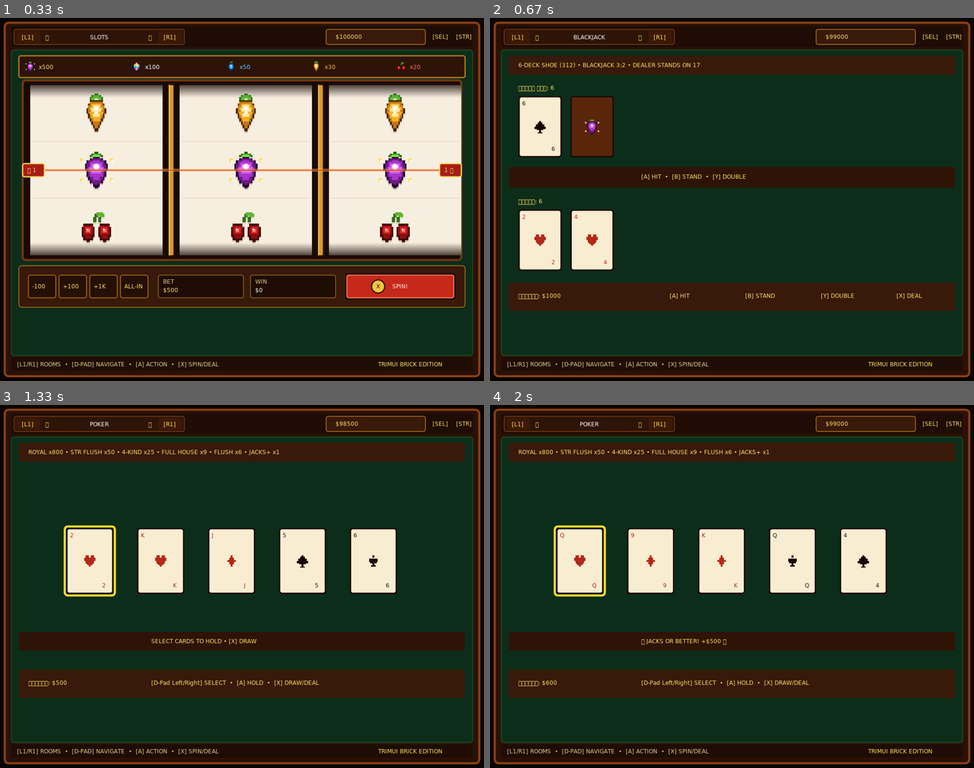
Above: before the commit, frames 1-4 (two rows, left to right).
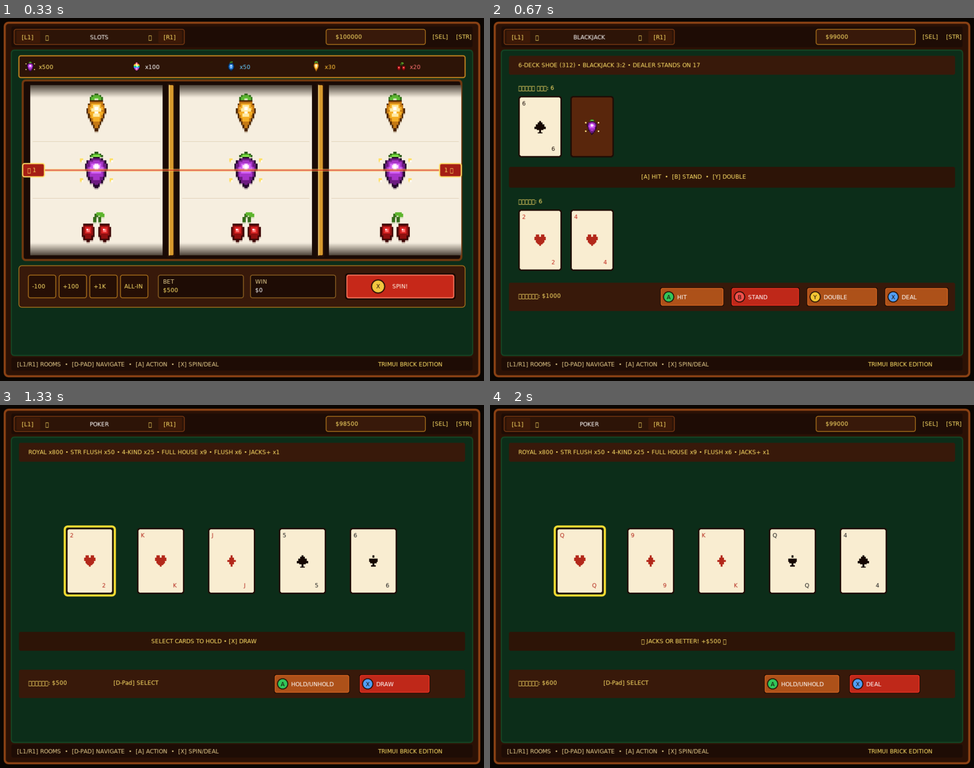
Above: after the commit, the same moments.

Repository: byMr712/SlotGame-PortMaster
Game: LÖVE game, started from casino/main.lua
Same seed, same stepped clock (60 frames per second), same inputs: the game is played once before the commit and once after it.
Inputs:
- Up to frame 1 (0.33 s): no input
- Up to frame 2 (0.67 s): tap E at 0.33 s
- Up to frame 3 (1.33 s): tap 3 at 0.67 s; tap 4 at 1 s
- Up to frame 4 (2 s): tap Enter at 1.33 s; hold Up from 1.67 s (still down)

Frame 1 is identical in both runs. In frame 2, 2.6% of the frame differs, in the area x 35-95%, y 74-80%; in frame 3, 1.7%; in frame 4, 1.7%.

Commit message:
Upgrade all gamepad action buttons with tactile SNES color-coded keycaps, 3D saloon bevels, and set bailout to +

Diff:
--- a/casino/src/core/economy.lua
+++ b/casino/src/core/economy.lua
@@ -37,7 +37,7 @@
 end
 
 function economy.bailout()
-    economy.balance = economy.balance + 100000
+    economy.balance = economy.balance + 10000
 end
 
 return economy
--- a/casino/src/games/blackjack.lua
+++ b/casino/src/games/blackjack.lua
@@ -253,10 +253,37 @@
     love.graphics.setColor(1, 0.88, 0.4)
     love.graphics.print(string.format("%s: %s", i18n.t("bet"), economy.format(bj.bet)), 60, 580)
 
-    love.graphics.print("[A] HIT", 380, 580)
-    love.graphics.print("[B] STAND", 540, 580)
-    love.graphics.print("[Y] DOUBLE", 700, 580)
-    love.graphics.print("[X] DEAL", 860, 580)
+    local function drawGameBtn(bx, by, bw, bh, bCol, keyCol, keyChar, label)
+        -- Темная тень
+        love.graphics.setColor(0.08, 0.03, 0.01)
+        love.graphics.rectangle("fill", bx, by, bw, bh, 4)
+        -- Корпус
+        love.graphics.setColor(bCol[1], bCol[2], bCol[3])
+        love.graphics.rectangle("fill", bx + 2, by + 2, bw - 4, bh - 4, 3)
+        -- Фаска сверху
+        love.graphics.setColor(bCol[1] * 1.35, bCol[2] * 1.35, bCol[3] * 1.35)
+        love.graphics.rectangle("line", bx + 2, by + 2, bw - 4, bh - 4, 3)
+
+        -- Круглая кнопка геймпада
+        local cx = bx + 18
+        local cy = by + bh / 2
+        love.graphics.setColor(keyCol[1], keyCol[2], keyCol[3])
+        love.graphics.circle("fill", cx, cy, 11)
+        love.graphics.setColor(0.08, 0.03, 0.01)
+        love.graphics.setLineWidth(1.5)
+        love.graphics.circle("line", cx, cy, 11)
+        love.graphics.setLineWidth(1)
+        love.graphics.print(keyChar, cx - 4, cy - 7)
+
+        -- Текст действия
+        love.graphics.setColor(1, 1, 1)
+        love.graphics.print(label, bx + 36, cy - 7)
+    end
+
+    drawGameBtn(360, 570, 135, 40, {0.68, 0.32, 0.1}, {0.2, 0.78, 0.35}, "A", "HIT")
+    drawGameBtn(510, 570, 145, 40, {0.75, 0.16, 0.1}, {0.95, 0.32, 0.3}, "B", "STAND")
+    drawGameBtn(670, 570, 150, 40, {0.68, 0.32, 0.1}, {0.96, 0.78, 0.2}, "Y", "DOUBLE")
+    drawGameBtn(835, 570, 135, 40, {0.68, 0.32, 0.1}, {0.32, 0.62, 0.96}, "X", "DEAL")
 end
 
 function bj.keypressed(key)
--- a/casino/src/games/poker.lua
+++ b/casino/src/games/poker.lua
@@ -199,7 +199,33 @@
     love.graphics.rectangle("fill", 40, 560, 944, 60, 4)
     love.graphics.setColor(1, 0.88, 0.4)
     love.graphics.print(string.format("%s: %s", i18n.t("bet"), economy.format(poker.bet)), 60, 580)
-    love.graphics.print("[D-Pad Left/Right] SELECT  •  [A] HOLD  •  [X] DRAW/DEAL", 320, 580)
+    love.graphics.print("[D-Pad] SELECT", 240, 580)
+
+    local function drawGameBtn(bx, by, bw, bh, bCol, keyCol, keyChar, label)
+        love.graphics.setColor(0.08, 0.03, 0.01)
+        love.graphics.rectangle("fill", bx, by, bw, bh, 4)
+        love.graphics.setColor(bCol[1], bCol[2], bCol[3])
+        love.graphics.rectangle("fill", bx + 2, by + 2, bw - 4, bh - 4, 3)
+        love.graphics.setColor(bCol[1] * 1.35, bCol[2] * 1.35, bCol[3] * 1.35)
+        love.graphics.rectangle("line", bx + 2, by + 2, bw - 4, bh - 4, 3)
+
+        local cx = bx + 18
+        local cy = by + bh / 2
+        love.graphics.setColor(keyCol[1], keyCol[2], keyCol[3])
+        love.graphics.circle("fill", cx, cy, 11)
+        love.graphics.setColor(0.08, 0.03, 0.01)
+        love.graphics.setLineWidth(1.5)
+        love.graphics.circle("line", cx, cy, 11)
+        love.graphics.setLineWidth(1)
+        love.graphics.print(keyChar, cx - 4, cy - 7)
+
+        love.graphics.setColor(1, 1, 1)
+        love.graphics.print(label, bx + 36, cy - 7)
+    end
+
+    drawGameBtn(580, 570, 160, 40, {0.68, 0.32, 0.1}, {0.2, 0.78, 0.35}, "A", "HOLD/UNHOLD")
+    local drawLabel = (poker.phase == "draw") and "DRAW" or "DEAL"
+    drawGameBtn(760, 570, 150, 40, {0.75, 0.16, 0.1}, {0.32, 0.62, 0.96}, "X", drawLabel)
 end
 
 function poker.keypressed(key)
--- a/casino/src/games/roulette.lua
+++ b/casino/src/games/roulette.lua
@@ -440,8 +440,34 @@
     love.graphics.rectangle("fill", 40, 560, 944, 60, 4)
     love.graphics.setColor(1, 0.88, 0.4, alpha)
     love.graphics.print(string.format("%s: %s", i18n.t("chip"), economy.format(roulette.selectedChip)), 60, 580)
-    love.graphics.print(string.format("%s: %s", i18n.t("bet"), economy.format(roulette.getTotalBet())), 280, 580)
-    love.graphics.print("[A] BET  •  [B] UNDO  •  [Y] CHIP  •  [X] SPIN", 520, 580)
+    love.graphics.print(string.format("%s: %s", i18n.t("bet"), economy.format(roulette.getTotalBet())), 260, 580)
+
+    local function drawGameBtn(bx, by, bw, bh, bCol, keyCol, keyChar, label)
+        love.graphics.setColor(0.08, 0.03, 0.01, alpha)
+        love.graphics.rectangle("fill", bx, by, bw, bh, 4)
+        love.graphics.setColor(bCol[1], bCol[2], bCol[3], alpha)
+        love.graphics.rectangle("fill", bx + 2, by + 2, bw - 4, bh - 4, 3)
+        love.graphics.setColor(bCol[1] * 1.35, bCol[2] * 1.35, bCol[3] * 1.35, alpha)
+        love.graphics.rectangle("line", bx + 2, by + 2, bw - 4, bh - 4, 3)
+
+        local cx = bx + 18
+        local cy = by + bh / 2
+        love.graphics.setColor(keyCol[1], keyCol[2], keyCol[3], alpha)
+        love.graphics.circle("fill", cx, cy, 11)
+        love.graphics.setColor(0.08, 0.03, 0.01, alpha)
+        love.graphics.setLineWidth(1.5)
+        love.graphics.circle("line", cx, cy, 11)
+        love.graphics.setLineWidth(1)
+        love.graphics.print(keyChar, cx - 4, cy - 7)
+
+        love.graphics.setColor(1, 1, 1, alpha)
+        love.graphics.print(label, bx + 36, cy - 7)
+    end
+
+    drawGameBtn(460, 570, 115, 40, {0.68, 0.32, 0.1}, {0.2, 0.78, 0.35}, "A", "BET")
+    drawGameBtn(585, 570, 120, 40, {0.75, 0.16, 0.1}, {0.95, 0.32, 0.3}, "B", "UNDO")
+    drawGameBtn(715, 570, 120, 40, {0.68, 0.32, 0.1}, {0.96, 0.78, 0.2}, "Y", "CHIP")
+    drawGameBtn(845, 570, 125, 40, {0.75, 0.16, 0.1}, {0.32, 0.62, 0.96}, "X", "SPIN")
 end
 
 function roulette.draw()
